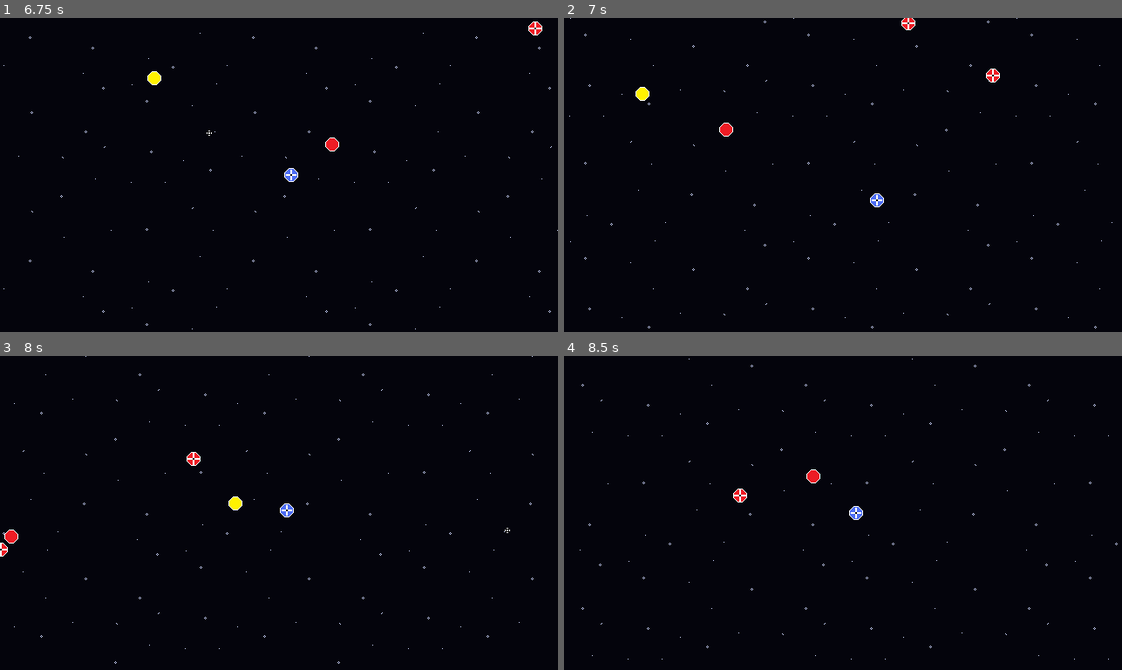
Above: before the commit, frames 1-4 (two rows, left to right).
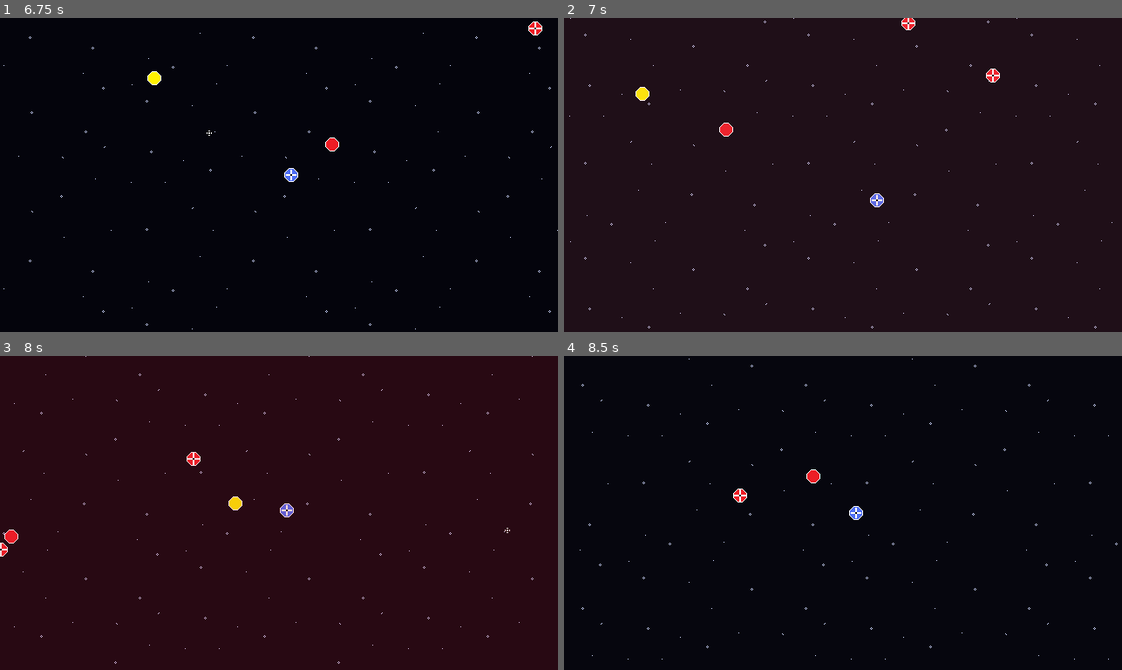
Above: after the commit, the same moments.

Repository: WinterAtne/Game-Jam
Game: Godot game, scene res://scenes/main.tscn
The game is run twice, just before and just after one commit, with the same random seed, the same clock (stepped at 60 frames per second) and the same inputs.
Inputs (mouse positions are in pixels of both pictures, inside the frame that each line leads up to):
- Up to frame 1 (6.75 s): click "Start" at 0.5 s; tap Enter at 1.25 s; move the mouse to (401, 159) at 1.27 s; hold D (right) 1.28-2.03 s; click (401, 159) at 1.35 s; move the mouse to (167, 190) at 2.02 s; hold Down (down) 2.03-2.78 s; click (167, 190) at 2.1 s; move the mouse to (334, 105) at 2.77 s; hold D (right) 2.78-3.53 s; click (334, 105) at 2.85 s; move the mouse to (251, 237) at 3.52 s; hold W (up) 3.53-4.28 s; click (251, 237) at 3.6 s; move the mouse to (446, 222) at 4.27 s; hold A (left) 4.28-5.78 s; click (446, 222) at 4.35 s; move the mouse to (111, 127) at 5.02 s; click (111, 127) at 5.1 s; move the mouse to (306, 175) at 5.77 s; hold Down (down) 5.78-6.53 s; click (306, 175) at 5.85 s; move the mouse to (195, 96) at 6.52 s; hold D (right) from 6.53 s (still down); click (195, 96) at 6.6 s
- Up to frame 2 (7 s): keep holding D (right)
- Up to frame 3 (8 s): move the mouse to (401, 497) at 7.27 s; release D (right) at 7.28 s; hold W (up) from 7.28 s (still down); click (401, 497) at 7.35 s
- Up to frame 4 (8.5 s): move the mouse to (731, 528) at 8.02 s; release W (up) at 8.03 s; hold D (right) from 8.03 s (still down); click (731, 528) at 8.1 s

Frame 1 is identical in both runs. In frame 2, 99% of the frame differs, in the area x 0-100%, y 0-100%; in frame 3, 100%; in frame 4, less than 0.1%.

Commit message:
Screen tints when player is damaged

Diff:
--- a/scenes/player.gd
+++ b/scenes/player.gd
@@ -11,6 +11,10 @@
 static var instance : Player = null
 
 var knockback : Vector2 = Vector2.ZERO
+
+var normal_color : Color = Color.TRANSPARENT
+var damage_color : Color = Color(0.8, 0.0, 0.1, 0.2)
+var color_transition_weight : float = 0.1
 
 func _ready() -> void:
 	if instance == null:
@@ -35,6 +39,8 @@
 			target_velocity = knockback
 
 		knockback = knockback.move_toward(Vector2.ZERO, knockback_resistance * delta * Engine.physics_ticks_per_second)
+	else:
+		%TintLayer.change_color(normal_color, color_transition_weight)
 
 	velocity = velocity.move_toward(target_velocity, SPEED * delta * Engine.physics_ticks_per_second)
 
@@ -51,3 +57,4 @@
 func _on_damageable_took_damage(attacker: Damager, new_health: int, direction: Vector2) -> void:
 	knockback = attacker.knockback * -direction
 	velocity += knockback / 4
+	%TintLayer.change_color(damage_color, color_transition_weight)
--- a/scenes/player.tscn
+++ b/scenes/player.tscn
@@ -1,9 +1,10 @@
-[gd_scene load_steps=7 format=3 uid="uid://cpc1b408ujakp"]
+[gd_scene load_steps=8 format=3 uid="uid://cpc1b408ujakp"]
 
 [ext_resource type="Script" path="res://scenes/player.gd" id="1_r8t1g"]
 [ext_resource type="Texture2D" uid="uid://cp8y0caaxvah5" path="res://asssets/tmp_player_sprite.png" id="2_f5uee"]
 [ext_resource type="PackedScene" uid="uid://dv663kbkwx3ck" path="res://scenes/gun.tscn" id="3_7s370"]
 [ext_resource type="Script" path="res://scenes/damageable.gd" id="4_s10mj"]
+[ext_resource type="PackedScene" uid="uid://xhg38k6w2owi" path="res://scenes/tint_layer.tscn" id="5_iyi54"]
 
 [sub_resource type="CircleShape2D" id="CircleShape2D_wa74q"]
 radius = 7.0
@@ -38,6 +39,9 @@
 [node name="CollisionShape2D" type="CollisionShape2D" parent="Damageable"]
 shape = SubResource("CircleShape2D_37oti")
 
+[node name="TintLayer" parent="." instance=ExtResource("5_iyi54")]
+unique_name_in_owner = true
+
 [connection signal="gun_fied" from="." to="Gun" method="shoot"]
 [connection signal="died" from="Damageable" to="." method="_on_damageable_died"]
 [connection signal="took_damage" from="Damageable" to="." method="_on_damageable_took_damage"]
--- /dev/null
+++ b/scenes/tint_layer.gd
@@ -0,0 +1,18 @@
+class_name TintLayer
+extends CanvasLayer
+
+var current_color : Color = Color.TRANSPARENT
+var desired_color : Color = Color.TRANSPARENT
+var transition_weight : float = 0.0
+
+func _physics_process(delta: float) -> void:
+	current_color = current_color.lerp(desired_color, transition_weight)
+	%ColorRect.color = current_color
+
+func change_color(color : Color, new_weight : float = 0) -> void:
+	desired_color = color
+	if new_weight > 0.0:
+		transition_weight = new_weight
+	else:
+		current_color = desired_color
+		transition_weight = 0
--- /dev/null
+++ b/scenes/tint_layer.tscn
@@ -0,0 +1,15 @@
+[gd_scene load_steps=2 format=3 uid="uid://xhg38k6w2owi"]
+
+[ext_resource type="Script" path="res://scenes/tint_layer.gd" id="1_3uwe4"]
+
+[node name="Tintlayer" type="CanvasLayer"]
+layer = 10
+script = ExtResource("1_3uwe4")
+
+[node name="ColorRect" type="ColorRect" parent="."]
+unique_name_in_owner = true
+anchors_preset = 15
+anchor_right = 1.0
+anchor_bottom = 1.0
+grow_horizontal = 2
+grow_vertical = 2
